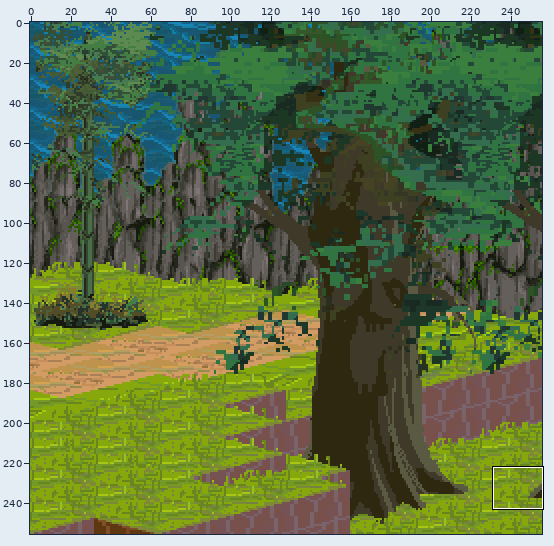
Sprite sheet: Solution/Resource/Ace/Street/back_085.png. The picture above shows the old version from afar; the outline marks the close-up.
Close-up. Before:
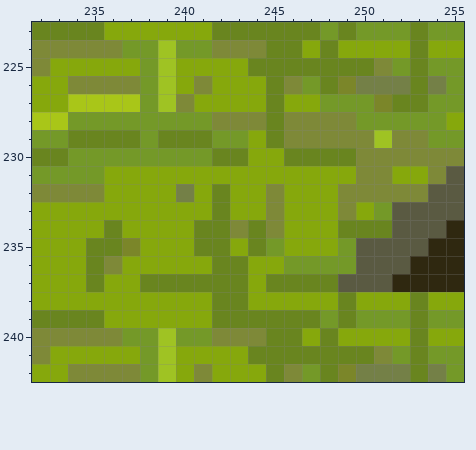
The file is 256x256 pixels. Colours within 5 levels of each other are drawn and written as one. Shown: x 232..255, y 223..242. The commit also changed other parts of the picture, which this record leaves out.
New version:
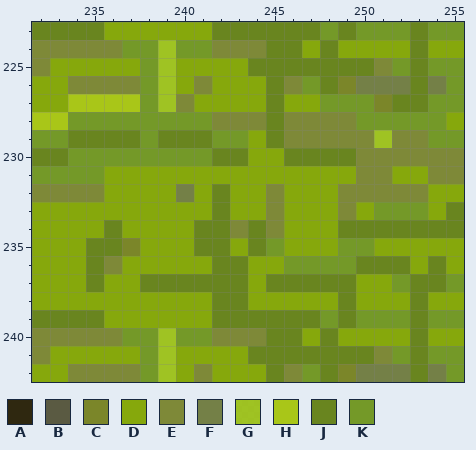
Palette (. is transparent): A #2f2810  B #5a5a42  C #7b8629  D #86a80c  E #7e8938  F #748047  G #a0c315e8  H #a9c618  J #69851f  K #749928
Changes in this commit:
Colour D replaces colour A in row 235 at x 254 to 255; in row 236 at x 253 and 255.
Colour D replaces colour B in row 232 at x 254 to 255; in row 233 at x 254; in row 235 at x 251 to 253; in row 237 at x 250 to 251.
Colour E replaces colour B in row 231 at x 255.
Colour J replaces colour A in row 234 at x 255; in row 236 at x 254; in row 237 at x 253 to 254.
Colour J replaces colour B in row 233 at x 255; in row 234 at x 252 to 254; in row 236 at x 250 to 252; in row 237 at x 249.
Colour K replaces colour A in row 237 at x 252 and 255.
Colour K replaces colour B in row 233 at x 252 to 253; in row 235 at x 250.
Where, in picture pixels (left, top, right, bottom), the same in both close-ups:
changed: (338, 166, 464, 292)
